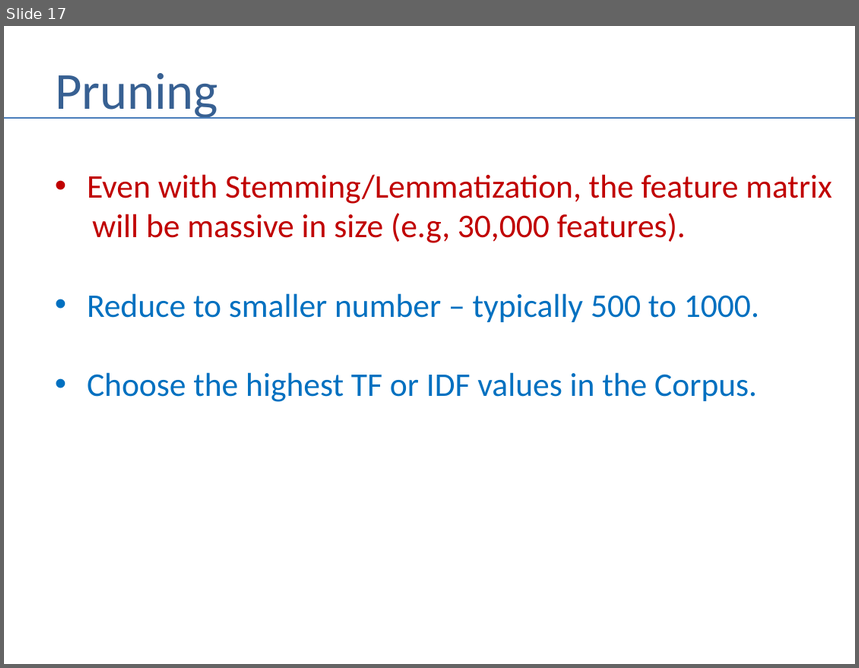
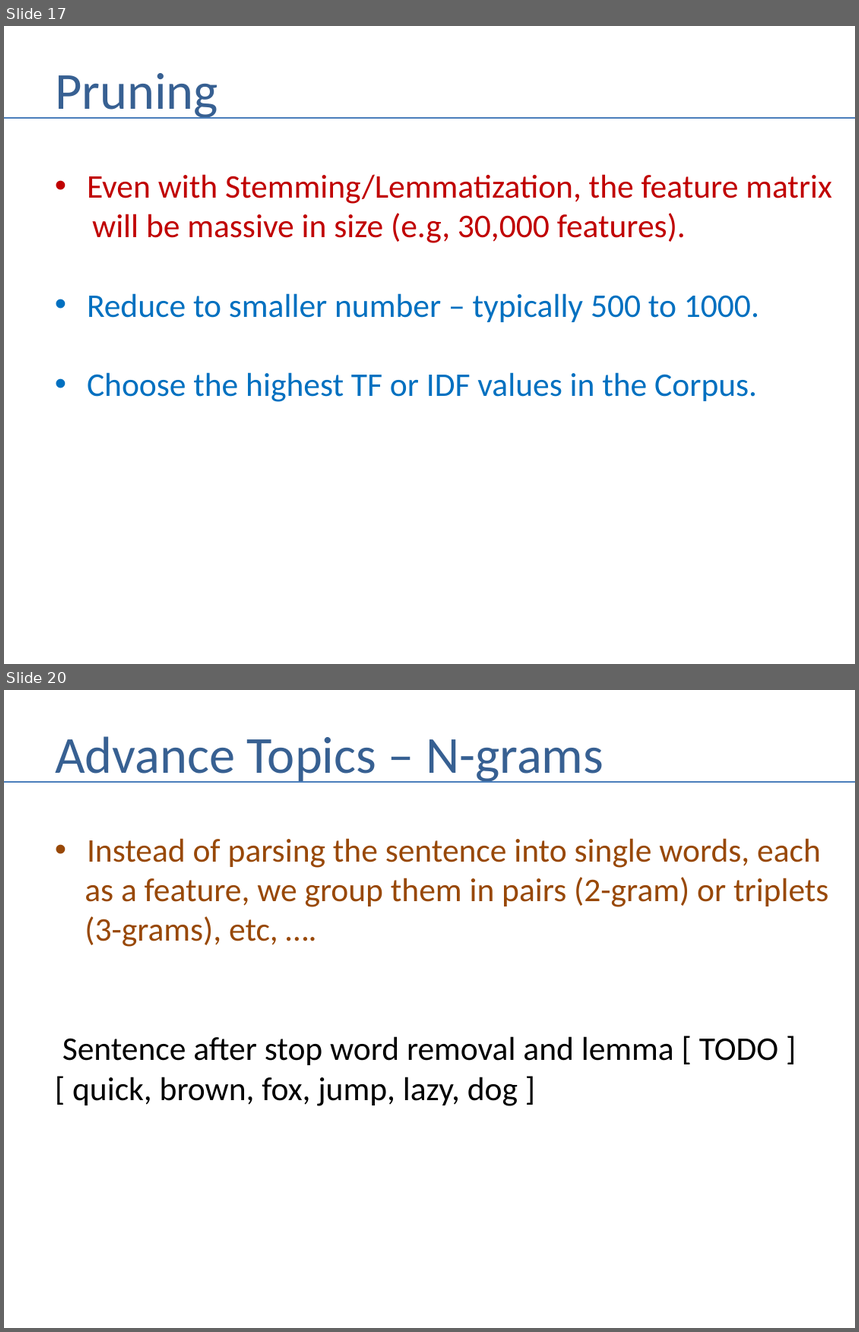
Before and after one commit to andrewferlitsch/Portland-Data-Science-Group, a slide deck: Presentations/NLP - Narrative.pptx. Shown one above the other, each under a label of ours: slide 17 before the commit, slides 17 and 20 after it; the slides between them are not shown. The pictures are 859x668 and 859x1332 pixels, drawn with LibreOffice and Linux fonts; fonts in the diff are those of the drawing. Boxes give left, top, right and bottom in pixels: in the first picture for what was removed or moved away, otherwise in the second. Text is boxed around its words. In the diff, an @@ line names an element or a change of style, - is before the commit and + after.

Commit message:
add word reduction to prez

```diff
--- a/Presentations/NLP - Narrative.pptx
+++ b/Presentations/NLP - Narrative.pptx
@@ slide 20 added at [4, 690, 855, 1328], background #FFFFFF @@
@@ title added at [55, 736, 604, 783], 44 pt, text #376092 @@
+Advance Topics – N-grams
@@ line added from (4, 782) to (855, 782), #4B7EBC 1.5 pt @@
@@ text added at [63, 838, 829, 1106], 28 pt, text #984807 @@
+• Instead of parsing the sentence into single words, each
+as a feature, we group them in pairs (2-gram) or triplets
+(3-grams), etc, ….
+Sentence after stop word removal and lemma [ TODO ]
+[ quick, brown, fox, jump, lazy, dog ]
```
Also in this commit, not shown: 1 slide changed, 2 other slides added.
